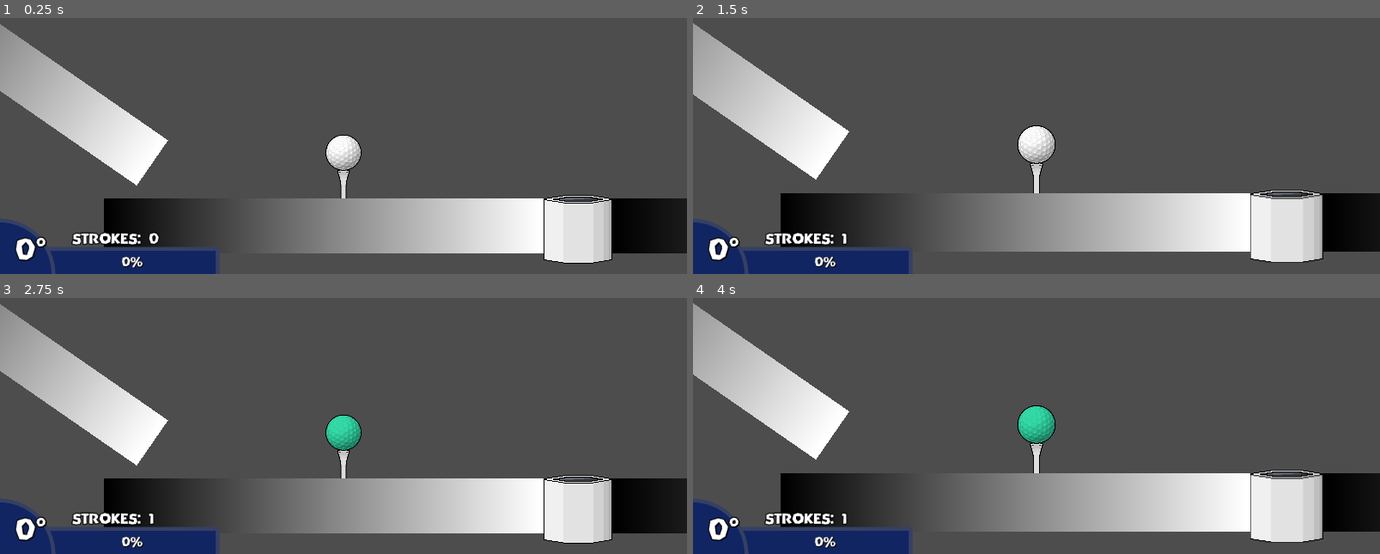
Above: before the commit, frames 1-4 (two rows, left to right).
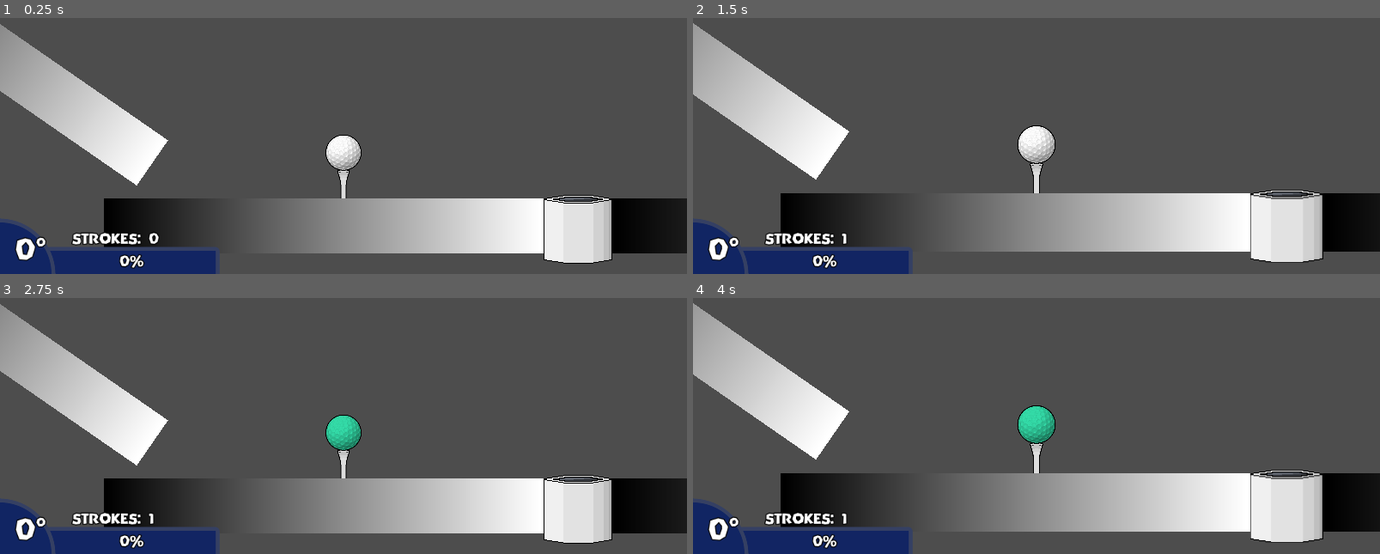
Above: after the commit, the same moments.

Repository: leafcabral/leafs-arcade
Game: Godot game, scene res://main/game_root.tscn
The game is run twice, just before and just after one commit, with the same random seed, the same clock (stepped at 60 frames per second) and the same inputs.
Inputs (mouse positions are in pixels of both pictures, inside the frame that each line leads up to):
- Up to frame 1 (0.25 s): no input
- Up to frame 2 (1.5 s): tap Enter at 0.5 s; move the mouse to (1036, 153) at 0.52 s; click (1036, 153) at 0.6 s; tap R (reset_start) at 1.25 s; move the mouse to (899, 41) at 1.27 s; tap Mouse wheel up (zoom_in) at 1.35 s
- Up to frame 3 (2.75 s): move the mouse to (outside the picture) at 2.02 s; tap Mouse wheel down (zoom_out) at 2.1 s
- Up to frame 4 (4 s): tap Middle mouse button (zoom_reset) at 2.75 s; move the mouse to (1002, 400) at 2.77 s; click (1002, 400) at 2.85 s; tap F (reset_last) at 3.5 s; move the mouse to (1242, 374) at 3.52 s; tap Mouse wheel up (zoom_in) at 3.6 s

The runs differ from the first frame. In frame 1, 0.1% of the frame differs, in the area x 3-22%, y 87-98%; in frame 2, 0.1%; in frame 3, 0.1%; in frame 4, 0.1%.

Commit message:
feat: add theme resourec for unified font

Diff:
--- a/mini-golf-2d/main/hud/hud.tscn
+++ b/mini-golf-2d/main/hud/hud.tscn
@@ -1,6 +1,6 @@
 [gd_scene format=3 uid="uid://c8hokmjtpi5nl"]
 
-[ext_resource type="FontFile" uid="uid://bjqkqhpyoecq4" path="res://main/hud/supply-center.regular.ttf" id="1_jj2fu"]
+[ext_resource type="Theme" uid="uid://dshjpps4rf3u5" path="res://main/theme.tres" id="1_04044"]
 [ext_resource type="Script" uid="uid://cnrwwcurhwar8" path="res://main/hud/hud.gd" id="1_tukhg"]
 [ext_resource type="Texture2D" uid="uid://davfbj2w037y3" path="res://main/hud/angle-circle.png" id="3_04044"]
 
@@ -45,6 +45,7 @@
 grow_horizontal = 2
 grow_vertical = 2
 mouse_filter = 1
+theme = ExtResource("1_04044")
 script = ExtResource("1_tukhg")
 
 [node name="InfoSwing" type="Control" parent="." unique_id=1762243314]
@@ -87,11 +88,6 @@
 anchor_bottom = 1.0
 grow_horizontal = 2
 grow_vertical = 2
-theme_override_colors/font_shadow_color = Color(0, 0, 0, 1)
-theme_override_constants/outline_size = 2
-theme_override_constants/shadow_outline_size = 1
-theme_override_fonts/font = ExtResource("1_jj2fu")
-theme_override_font_sizes/font_size = 14
 text = "0%"
 horizontal_alignment = 1
 vertical_alignment = 1
@@ -139,10 +135,6 @@
 offset_right = 99.0
 offset_bottom = -15.0
 grow_vertical = 0
-theme_override_colors/font_shadow_color = Color(0, 0, 0, 1)
-theme_override_constants/outline_size = 6
-theme_override_constants/shadow_outline_size = 4
-theme_override_fonts/font = ExtResource("1_jj2fu")
 theme_override_font_sizes/font_size = 32
 text = "0°"
 vertical_alignment = 1
@@ -153,9 +145,5 @@
 offset_top = -83.99996
 offset_right = 272.0
 offset_bottom = -42.666588
-theme_override_constants/outline_size = 6
-theme_override_constants/shadow_outline_size = 4
-theme_override_fonts/font = ExtResource("1_jj2fu")
-theme_override_font_sizes/font_size = 16
 text = "Strokes:   0"
 vertical_alignment = 2
--- /dev/null
+++ b/mini-golf-2d/main/theme.tres
@@ -0,0 +1,8 @@
+[gd_resource type="Theme" format=3 uid="uid://dshjpps4rf3u5"]
+
+[ext_resource type="FontFile" uid="uid://bjqkqhpyoecq4" path="res://main/hud/supply-center.regular.ttf" id="1_yiln1"]
+
+[resource]
+default_font = ExtResource("1_yiln1")
+Label/constants/outline_size = 6
+RichTextLabel/constants/outline_size = 6
